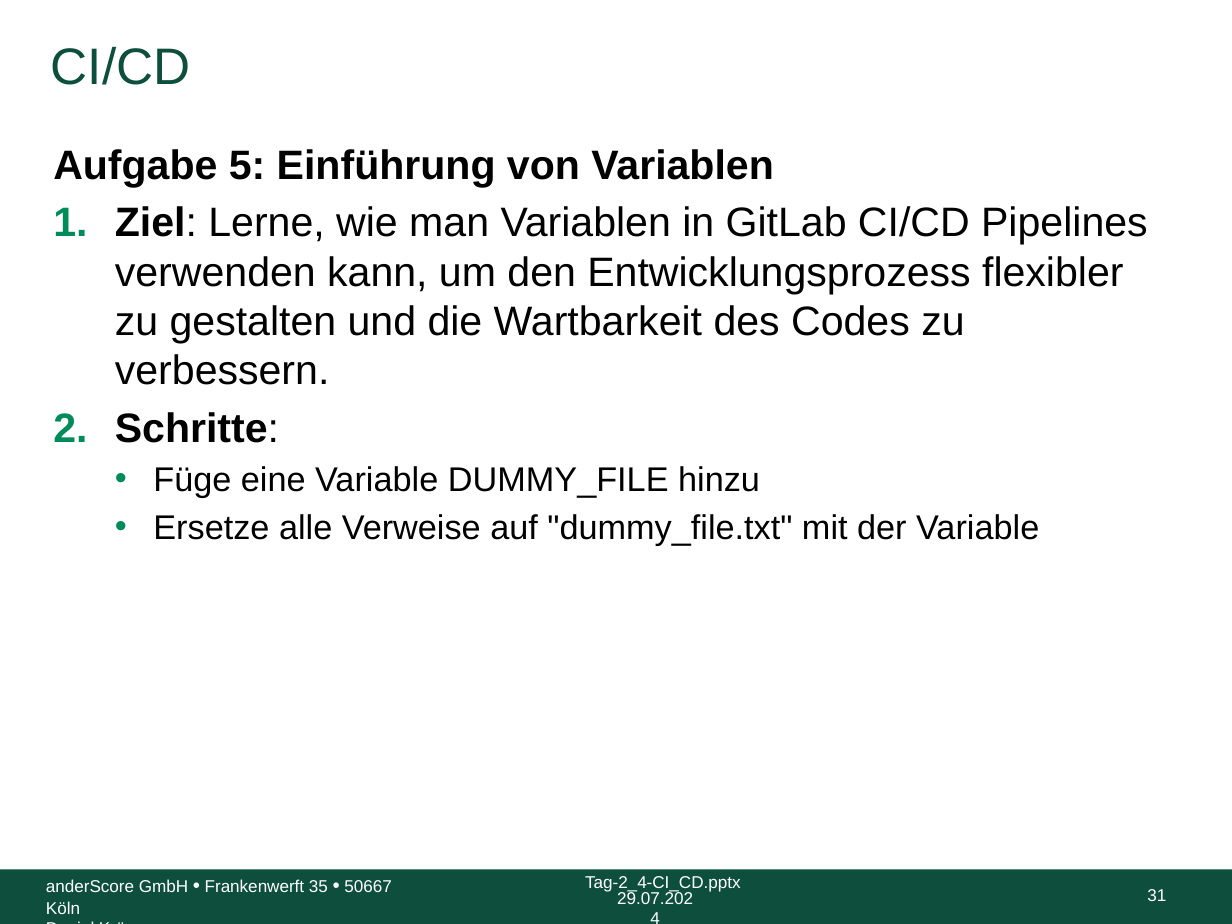
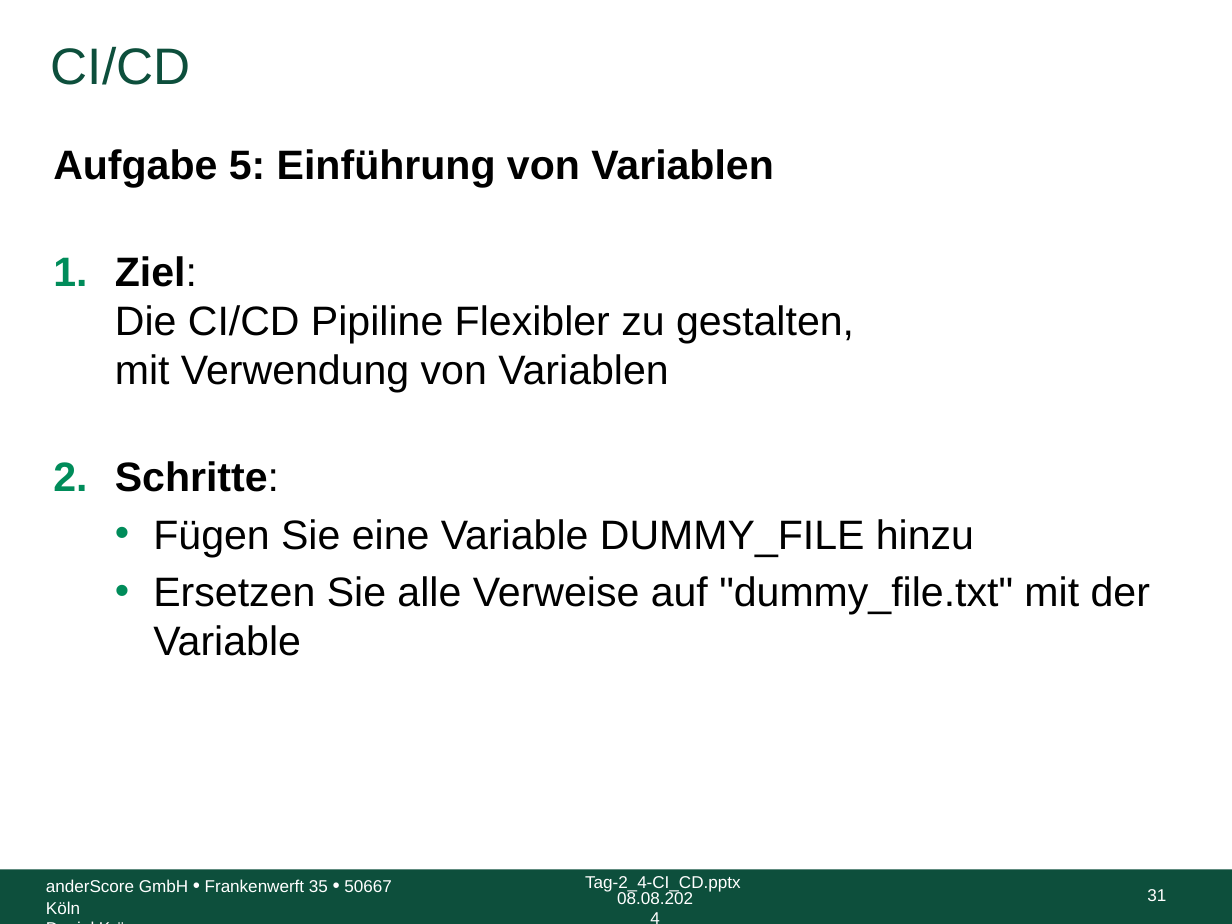
Before and after one commit to anderscore-gmbh/gitlab, a slide deck: slide 31 of slides/Tag-2_4-CI_CD.pptx. Drawn at 1232x924 pixels with LibreOffice and Linux fonts; fonts in the diff are those of the drawing; background and template pictures are left out. Boxes give left, top, right and bottom in pixels: in the first picture for what was removed or moved away, otherwise in the second. Text is boxed around its words. In the diff, an @@ line names an element or a change of style, - is before the commit and + after.

```diff
--- a/slides/Tag-2_4-CI_CD.pptx
+++ b/slides/Tag-2_4-CI_CD.pptx
@@ text at [115,256,854,393]: text changed @@
-1. Ziel: Lerne, wie man Variablen in GitLab CI/CD Pipelines verwenden kann, um den Entwicklungsprozess flexibler zu gestalten und die Wartbarkeit des Codes zu verbessern.
+1. Ziel:
+   Die CI/CD Pipiline Flexibler zu gestalten,
+   mit Verwendung von Variablen
@@ text at [153,519,1150,656]: text changed; size 20 to 24 pt @@
-  • Füge eine Variable DUMMY_FILE hinzu
-  • Ersetze alle Verweise auf "dummy_file.txt" mit der Variable
+  • Fügen Sie eine Variable DUMMY_FILE hinzu
+  • Ersetzen Sie alle Verweise auf "dummy_file.txt" mit der Variable
@@ text at [617,890,693,904]: text changed @@
-29.07.2024
+08.08.2024
```
Also in this commit, not shown: 46 other slides changed.
